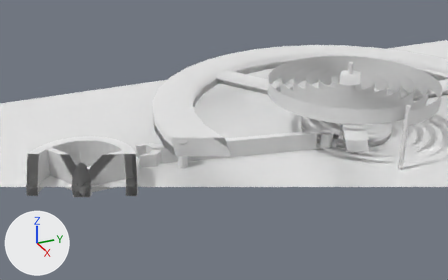
The Blender file clock.blend: old version first, new version second.
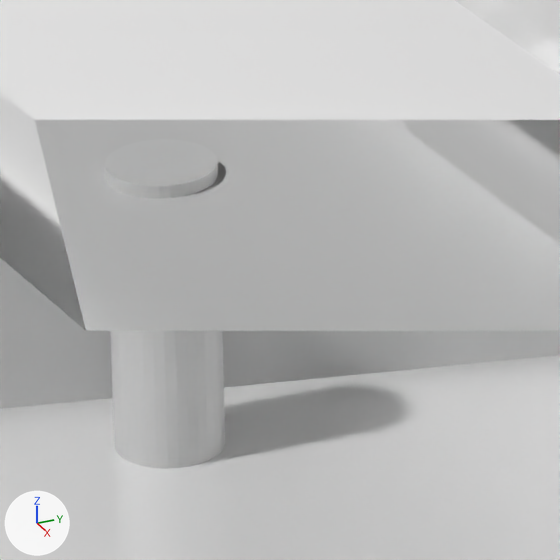
Each version appears first from a 50 mm lens placed at (4.929, -3.615, 2.411), pointed at (0.099, -1.441, -0.004), and next in a close-up on the part from 38% to 49% of the width and 45% to 63% of the height. The lights are fixed; the arrows at lower left show +X, +Y and +Z. Everything nearer to the camera than a plane just in front of the edit is cut away.

Before the edit, the objects in view are built like this:
```python
me_円柱 = bpy.data.meshes.new('円柱')
me_円柱.from_pydata(...)  # a 32-sided cylinder along z spanning x -1.0..1.0, y -1.0..1.0, z -1.0..1.0
me_円柱_003 = bpy.data.meshes.new('円柱.003')
me_円柱_003.from_pydata(...)  # 360 vertices, 194 faces; spans x -4.32..4.32, y -4.32..4.32, z -1.95..12.01
me_円柱_003.polygons.foreach_set('use_smooth', [True] * 194)
me_円柱_003.materials.append(mat_マテリアル_001)  # white #e5e5e5
me_円柱_004 = bpy.data.meshes.new('円柱.004')
me_円柱_004.from_pydata(...)  # 240 vertices, 178 faces, 2 loose edges; spans x -2.1..2.1, y -14.5..16.7, z -1.5..1.0
me_円柱_004.materials.append(mat_マテリアル_001)  # white #e5e5e5
ob_円柱 = bpy.data.objects.new('円柱', me_円柱_004)
ob_円柱.location = (0.0, -1.3187, -0.1323)
ob_円柱.rotation_euler = (0.0, 0.0, -0.209)  # degrees (0, 0, -12)
ob_円柱.scale = (0.0623, 0.0623, 0.0691)
ob_円柱_001 = bpy.data.objects.new('円柱.001', me_円柱)
ob_円柱_001.location = (0.0, -1.8179, -0.1441)
ob_円柱_001.scale = (-0.0463, -0.0463, -0.155)
ob_円柱_002 = bpy.data.objects.new('円柱.002', me_円柱_003)
ob_円柱_002.location = (0.0, 0.0, -0.1496)
ob_円柱_002.rotation_euler = (0.0, 0.0, 0.576)  # degrees (0, 0, 33)
ob_円柱_002.scale = (0.463, 0.463, 0.0478)
# also in view: '平面' at (-0.013, -0.089, -0.246)
```
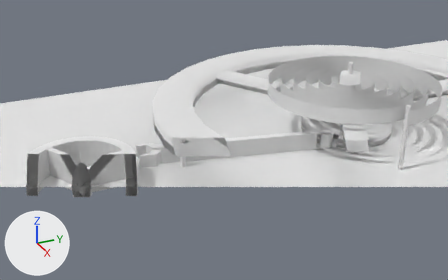
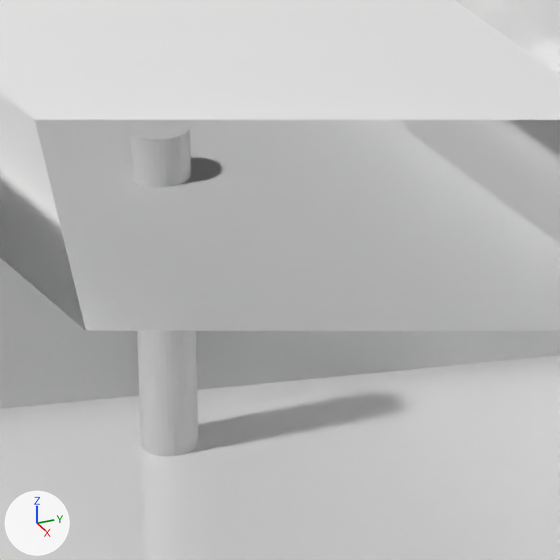
Changed parts and their boxes (x1, y1, x2, y2) in the close-ups (560 x 560 px):
'円柱.001', rescaled: before (105, 139, 225, 469); after (131, 120, 199, 456)

The edits, one by one:
Object '円柱.001' (ob_円柱_001) is rescaled from (-0.0463, -0.0463, -0.155) to (-0.0241, -0.0241, -0.187).
